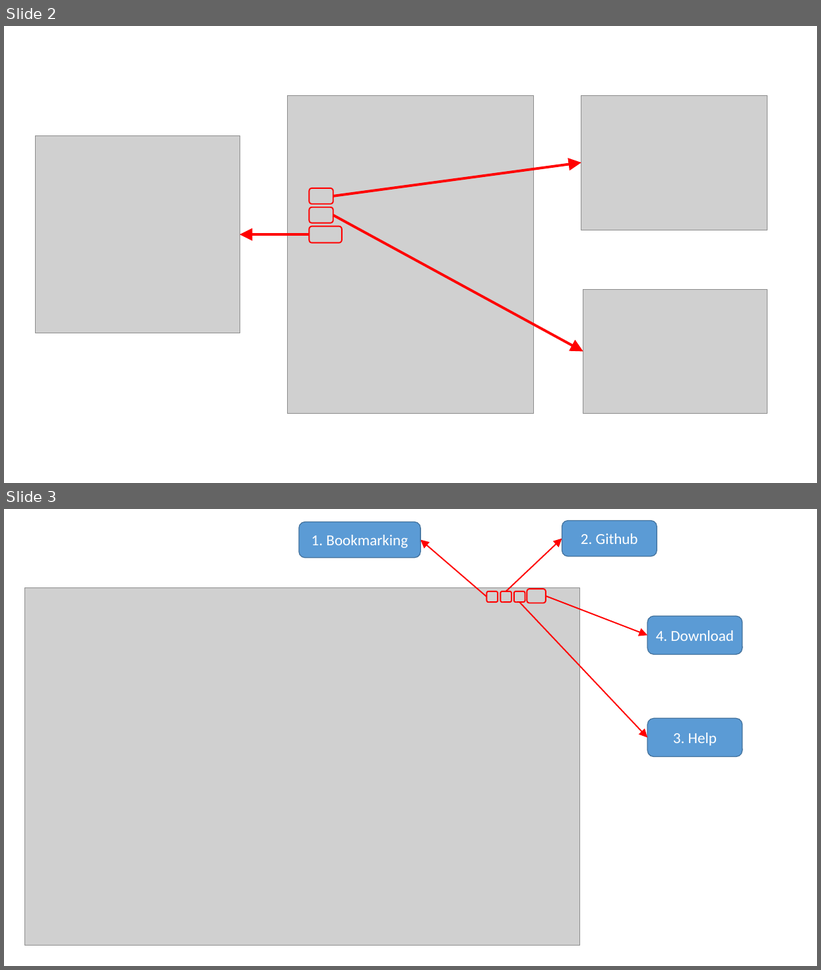
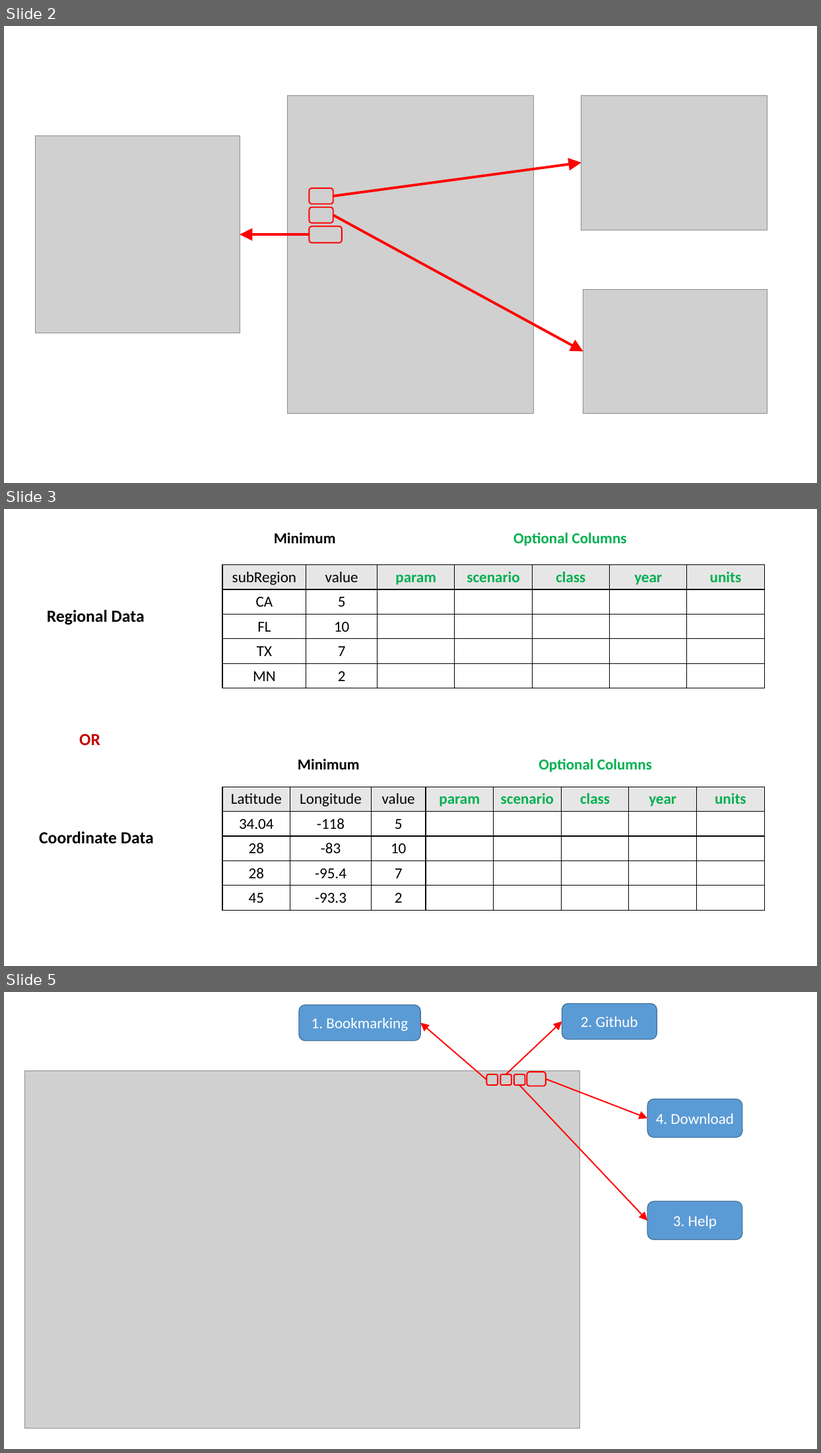
Before and after one commit to JGCRI/argus, a slide deck: vignettes/vignetteFigs/00vignetteFigs.pptx. Shown one above the other, each under a label of ours: slides 2 and 3 before the commit, slides 2, 3 and 5 after it; the slides between them are not shown. The pictures are 821x970 and 821x1453 pixels, drawn with LibreOffice and Linux fonts; fonts in the diff are those of the drawing; grey boxes stand for pictures. Boxes give left, top, right and bottom in pixels: in the first picture for what was removed or moved away, otherwise in the second. Text is boxed around its words. In the diff, an @@ line names an element or a change of style, - is before the commit and + after.

```diff
--- a/vignettes/vignetteFigs/00vignetteFigs.pptx
+++ b/vignettes/vignetteFigs/00vignetteFigs.pptx
@@ slide 3 added at [4,509,817,966], background #FFFFFF @@
@@ text added at [274,533,336,543], 18 pt, text #000000, bold @@
+Minimum
@@ text added at [514,532,627,546], 18 pt, text #00B050, bold @@
+Optional Columns
@@ table added at [222,564,765,689], 5 rows, 7 columns @@
+subRegion | value | param | scenario | class | year | units
+CA | 5 |  |  |  |  | 
+FL | 10 |  |  |  |  | 
+TX | 7 |  |  |  |  | 
+MN | 2 |  |  |  |  | 
@@ text added at [47,610,145,625], 20 pt, text #000000, bold @@
+Regional Data
@@ text added at [79,734,100,745], 20 pt, text #C00000, bold @@
+OR
@@ text added at [298,759,360,770], 18 pt, text #000000, bold @@
+Minimum
@@ text added at [539,758,652,772], 18 pt, text #00B050, bold @@
+Optional Columns
@@ table added at [222,787,764,911], 5 rows, 8 columns @@
+Latitude | Longitude | value | param | scenario | class | year | units
+34.04 | -118 | 5 |  |  |  |  | 
+28 | -83 | 10 |  |  |  |  | 
+28 | -95.4 | 7 |  |  |  |  | 
+45 | -93.3 | 2 |  |  |  |  | 
@@ text added at [39,832,154,844], 20 pt, text #000000, bold @@
+Coordinate Data
@@ what was slide 3 is now slide 5 @@
```
Also in this commit, not shown: 1 slide changed, 1 other slide added, 5 other files.
